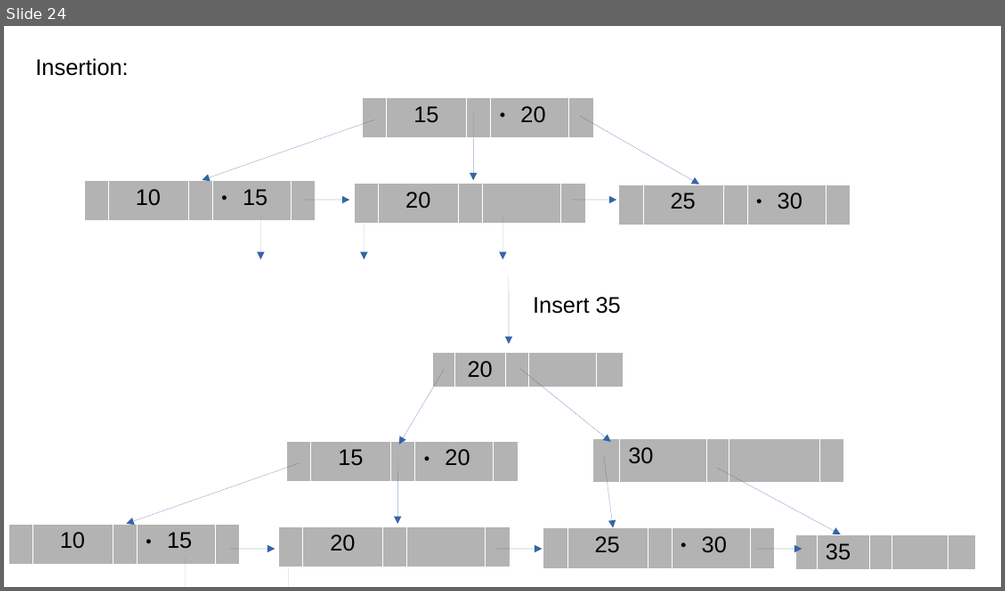
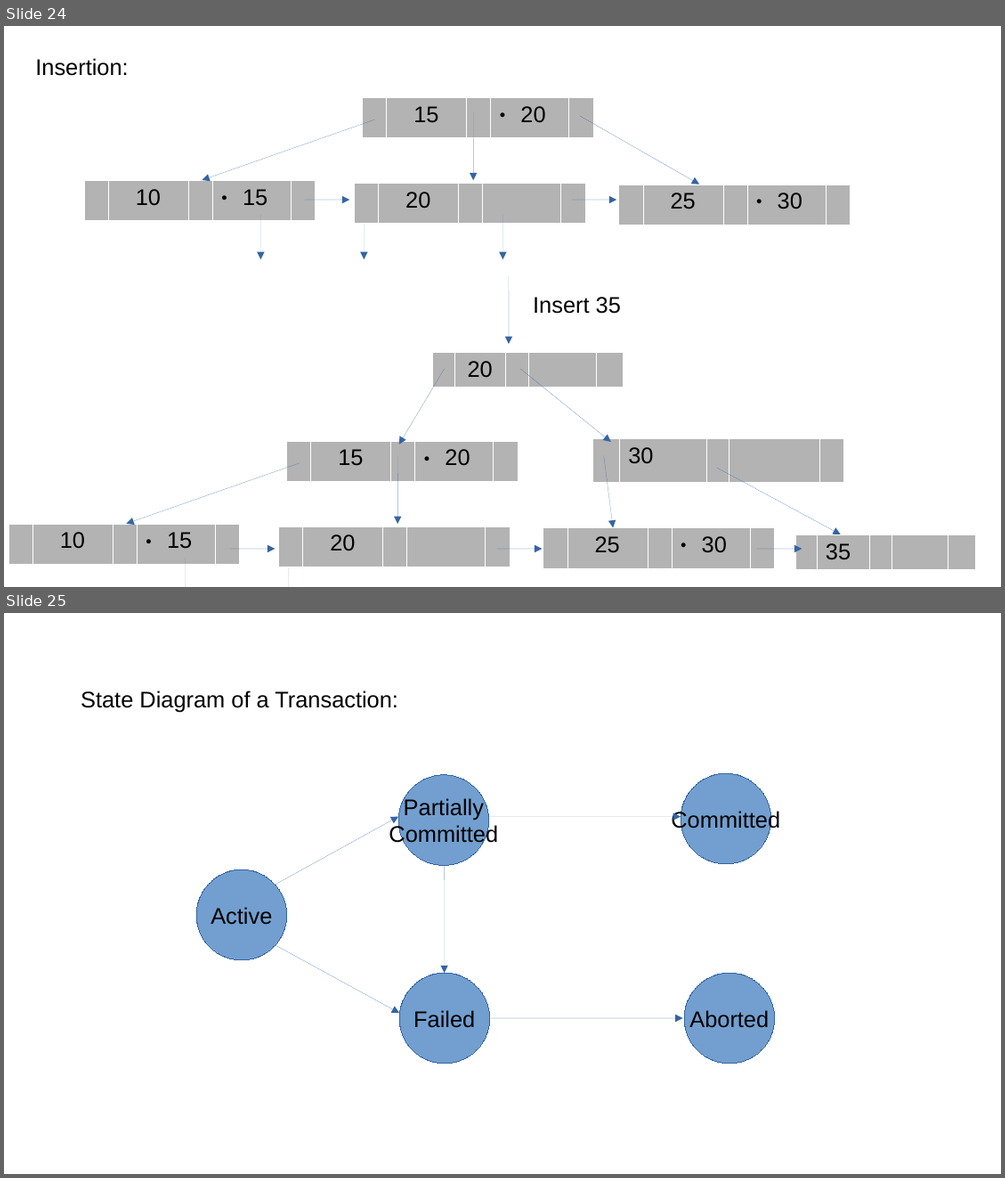
Before and after one commit to rajkumarananthu/workspace, a slide deck: GATE/images/gate_images.pptx. Shown one above the other, each under a label of ours: slide 24 before the commit, slides 24 and 25 after it. The pictures are 1005x591 and 1005x1178 pixels, drawn with LibreOffice and Linux fonts; fonts in the diff are those of the drawing. Boxes give left, top, right and bottom in pixels: in the first picture for what was removed or moved away, otherwise in the second. Text is boxed around its words. In the diff, an @@ line names an element or a change of style, - is before the commit and + after.

```diff
--- a/GATE/images/gate_images.pptx
+++ b/GATE/images/gate_images.pptx
@@ slide 25 added at (x1=4, y1=613, x2=1001, y2=1174), background #FFFFFF @@
@@ text added at (x1=81, y1=690, x2=398, y2=713), 18 pt, text #000000 @@
+State Diagram of a Transaction:
@@ ellipse added at (x1=398, y1=775, x2=489, y2=866), fill #729FCF, outline #3465A4 0 pt, 18 pt, text #000000 @@
+Partially
+Committed
@@ ellipse added at (x1=680, y1=773, x2=771, y2=864), fill #729FCF, outline #3465A4 0 pt, 18 pt, text #000000 @@
+Committed
@@ arrow added from (275, 884) to (398, 817), #3465A4 0 pt @@
@@ arrow added from (489, 817) to (680, 817), #3465A4 0 pt @@
@@ ellipse added at (x1=196, y1=870, x2=287, y2=960), fill #729FCF, outline #3465A4 0 pt, 18 pt, text #000000 @@
+Active
@@ arrow added from (445, 866) to (445, 973), #3465A4 0 pt @@
@@ arrow added from (275, 945) to (399, 1013), #3465A4 0 pt @@
@@ ellipse added at (x1=399, y1=973, x2=490, y2=1063), fill #729FCF, outline #3465A4 0 pt, 18 pt, text #000000 @@
+Failed
@@ ellipse added at (x1=684, y1=973, x2=775, y2=1063), fill #729FCF, outline #3465A4 0 pt, 18 pt, text #000000 @@
+Aborted
@@ arrow added from (492, 1018) to (683, 1018), #3465A4 0 pt @@
```
Also in this commit, not shown: 2 slides changed, 2 other files.
